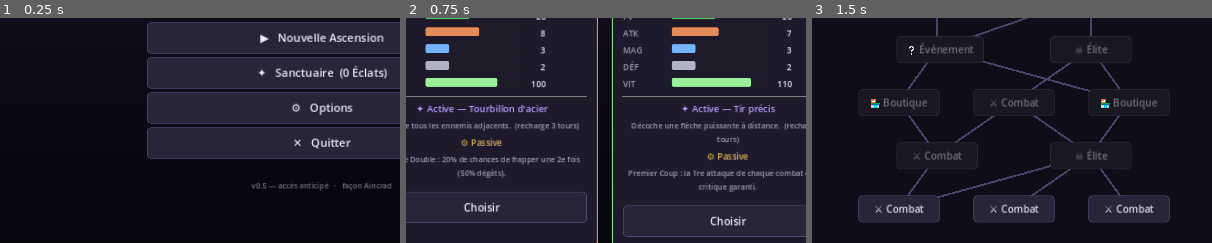
Above: before the commit, frames 1-3 (left to right).
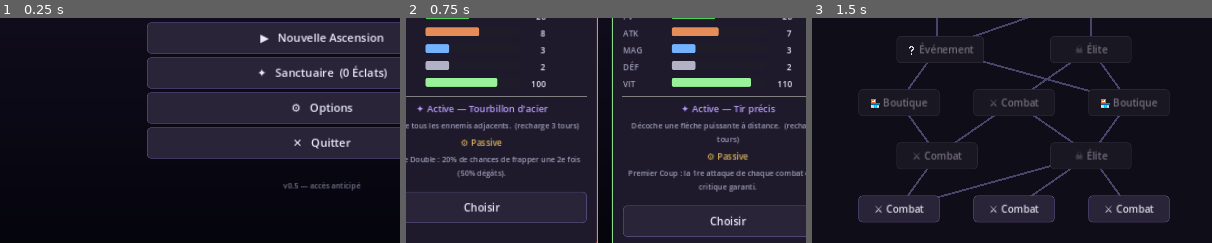
Above: after the commit, the same moments.

Repository: silversoulicious-lgtm/rpg-rogue-like-
Game: Godot game, scene res://scenes/Main.tscn
The game is run twice, just before and just after one commit, with the same random seed, the same clock (stepped at 60 frames per second) and the same inputs.
Inputs:
- Up to frame 1 (0.25 s): no input
- Up to frame 2 (0.75 s): click "▶ Nouvelle Ascension" at 0.5 s
- Up to frame 3 (1.5 s): click "Choisir" at 1.25 s
The pictures show only the part of the screen within x 10-60%, y 50-100%; the shares and areas given below are measured in that part.

The runs differ from the first frame. In frame 1, 0.5% of the frame differs, in the area x 62-98%, y 72-77%; in frame 2, nothing differs; in frame 3, nothing differs.

Commit message:
fix: retire la référence méta « façon Aincrad » de l'écran-titre
Détecté en préparant le récapitulatif d'état : ce clin d'œil traînait
depuis la refonte des écrans de lancement et allait à l'encontre de
l'objectif initial (présentation professionnelle, non « méta »).

Co-Authored-By: Claude Sonnet 4.6 <noreply@anthropic.com>
Claude-Session: https://claude.ai/code/session_016MmELPHi3icS2421g6DP4C

Diff:
--- a/scripts/Hud.gd
+++ b/scripts/Hud.gd
@@ -395,7 +395,7 @@
 	col.add_child(_spacer(22))
 	if GameState.best_floor > 1:
 		col.add_child(Ui.label("Record d'ascension : Strate atteinte à l'Étage %d" % GameState.best_floor, 13, Ui.GOLD, true))
-	col.add_child(Ui.label("%s   ·   façon Aincrad" % VERSION, 12, Color(0.45, 0.45, 0.55), true))
+	col.add_child(Ui.label(VERSION, 12, Color(0.45, 0.45, 0.55), true))
 
 # --- Loadout : choix de l'arme de départ (fiches détaillées) ------------------
 func show_loadout() -> void:
